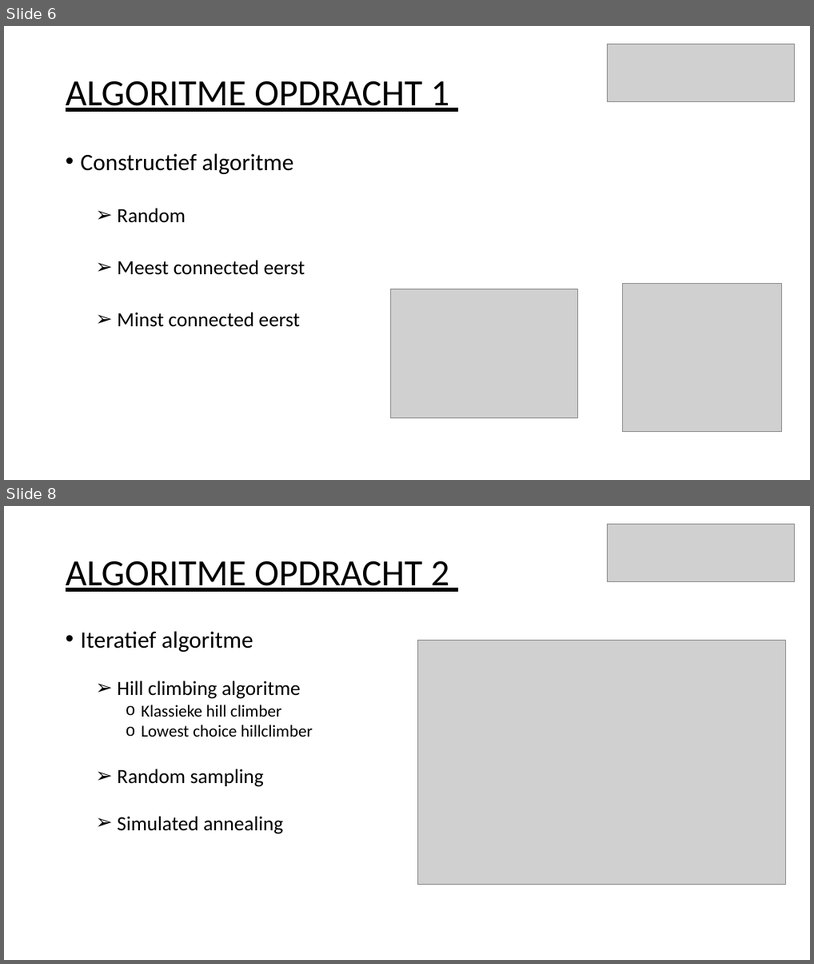
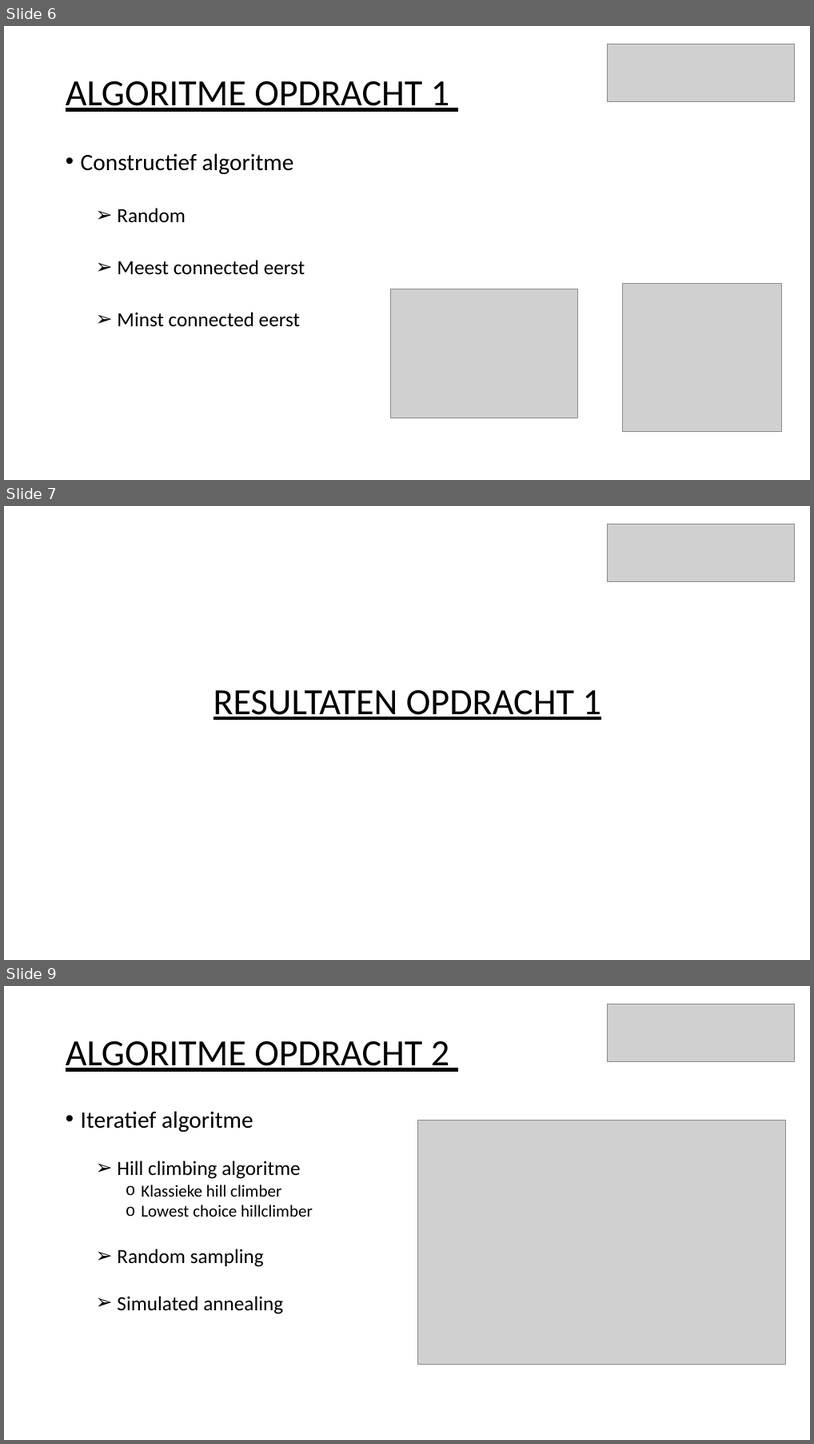
Before and after one commit to Tomttaw/Radio-Russia, a slide deck: powerpoint week 5.pptx. Shown one above the other, each under a label of ours: slides 6 and 8 before the commit, slides 6, 7 and 9 after it; the slides between them are not shown. The pictures are 814x964 and 814x1444 pixels, drawn with LibreOffice and Linux fonts; fonts in the diff are those of the drawing; grey boxes stand for pictures. Boxes give left, top, right and bottom in pixels: in the first picture for what was removed or moved away, otherwise in the second. Text is boxed around its words. In the diff, an @@ line names an element or a change of style, - is before the commit and + after.

```diff
--- a/powerpoint week 5.pptx
+++ b/powerpoint week 5.pptx
@@ slide 7 added at (x1=4, y1=506, x2=810, y2=960), background #FFFFFF @@
@@ picture added at (x1=607, y1=524, x2=794, y2=582) @@
@@ text added at (x1=214, y1=690, x2=602, y2=720), 44 pt, text #000000, underline @@
+RESULTATEN OPDRACHT 1
@@ what was slide 8 is now slide 9 @@
```
Also in this commit, not shown: 1 other slide added, 1 slide removed.
